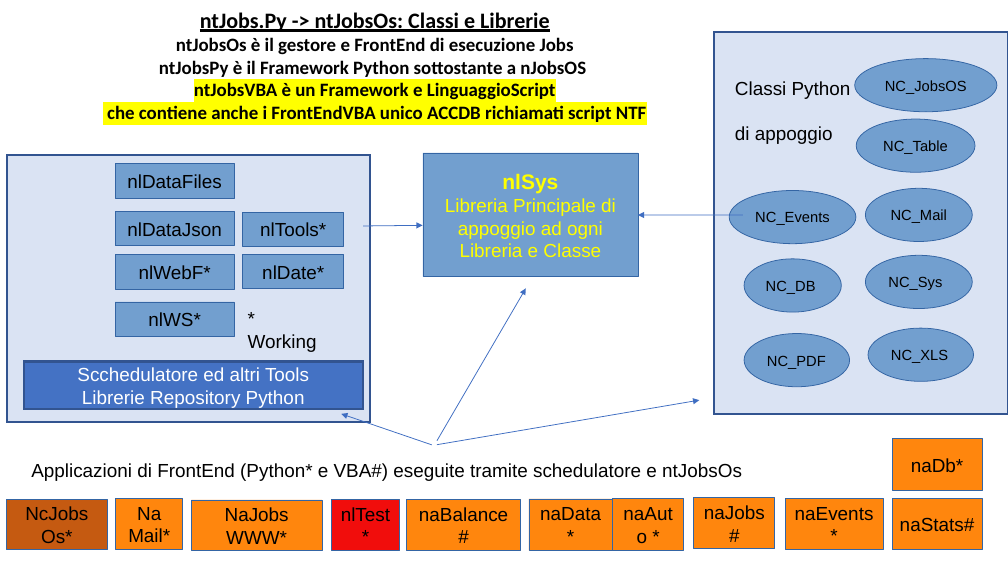
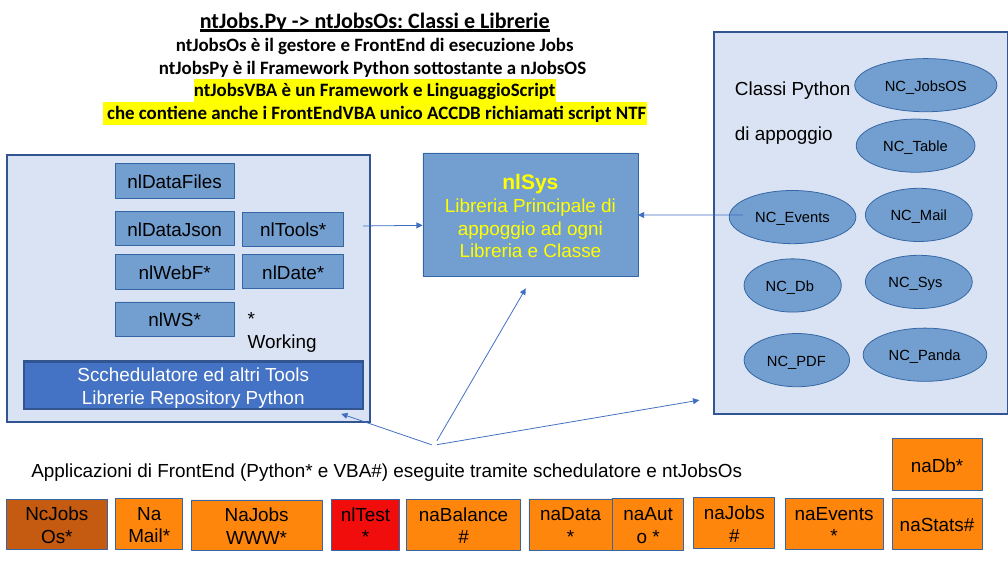
Before and after one commit to ntgcorp/ntJobsOS, a slide deck: slide 15 of ntjobs_white_paper_it.pptx. Drawn at 1008x567 pixels with LibreOffice and Linux fonts; fonts in the diff are those of the drawing. Boxes give left, top, right and bottom in pixels: in the first picture for what was removed or moved away, otherwise in the second. Text is boxed around its words. In the diff, an @@ line names an element or a change of style, - is before the commit and + after.

```diff
--- a/ntjobs_white_paper_it.pptx
+++ b/ntjobs_white_paper_it.pptx
@@ text in ellipse at (766,280,814,294): text changed @@
-NC_DB
+NC_Db
@@ ellipse "NC_Panda": place and size @@
-ellipse "NC_Panda" at (868,328,974,381)
+ellipse "NC_Panda" at (864,328,988,381)
@@ text in ellipse at (889,349,961,363): text changed @@
-NC_XLS
+NC_Panda
```
Also in this commit, not shown: 11 other slides changed, 16 slides added, 1 slide removed, 8 other files.
